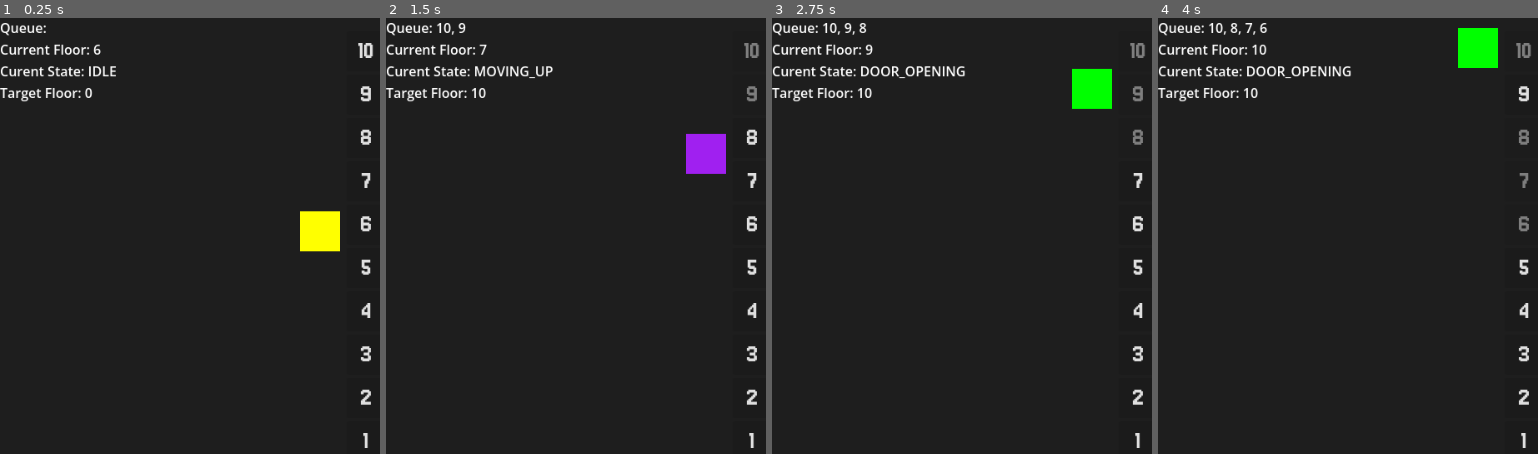
Above: before the commit, frames 1-4 (left to right).
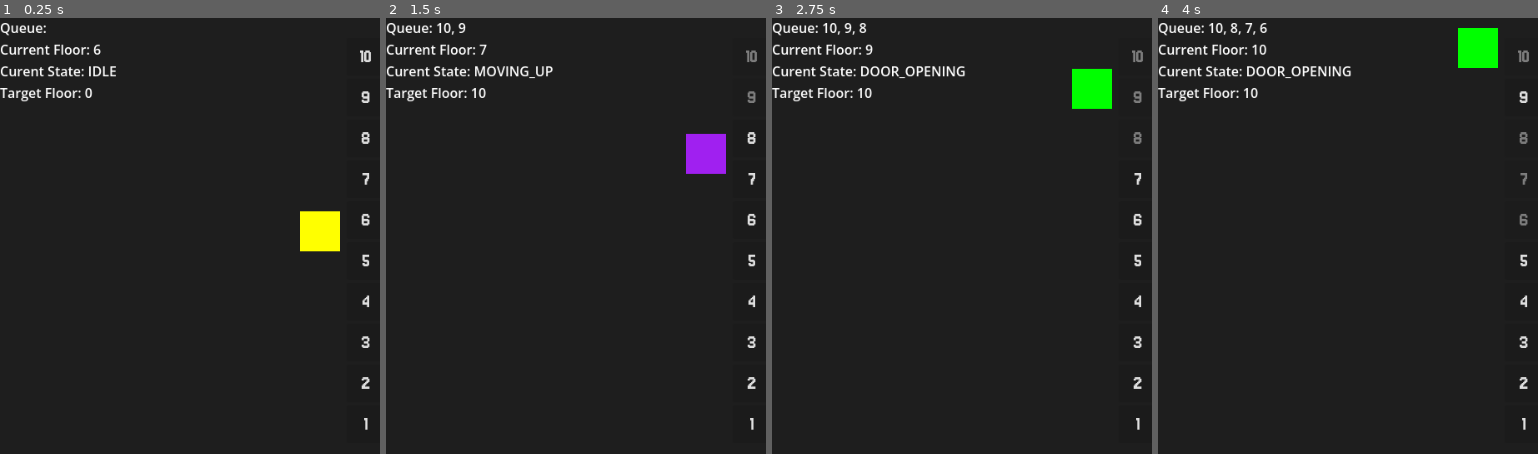
Above: after the commit, the same moments.

Repository: Victor-Wybenga/Elevator-Simulator
Game: Godot game, scene res://Scenes/main.tscn
Same seed, same stepped clock (60 frames per second), same inputs: the game is played once before the commit and once after it.
Inputs:
- Up to frame 1 (0.25 s): no input
- Up to frame 2 (1.5 s): click "10" at 0.5 s; click "9" at 1.25 s
- Up to frame 3 (2.75 s): click "8" at 2 s
- Up to frame 4 (4 s): click "7" at 2.75 s; click "6" at 3.5 s

The runs differ from the first frame. In frame 1, 0.9% of the frame differs, in the area x 94-99%, y 5-99%; in frame 2, 0.9%; in frame 3, 0.9%; in frame 4, 0.9%.

Commit message:
kjhdrskjhfdskjhfds

Diff:
--- a/Scenes/main.tscn
+++ b/Scenes/main.tscn
@@ -12,9 +12,9 @@
 [node name="ElevatorButtons" type="VBoxContainer" parent="." unique_id=1475753334]
 texture_filter = 1
 offset_left = 416.0
-offset_top = 16.0
+offset_top = 24.0
 offset_right = 464.0
-offset_bottom = 532.0
+offset_bottom = 510.0
 alignment = 1
 script = ExtResource("3_8gbba")
 
--- a/Scripts/make_ui.gd
+++ b/Scripts/make_ui.gd
@@ -9,10 +9,10 @@
 func _ready() -> void:
 	for floor in range(10):
 		var button: Button = Button.new()
-		button.custom_minimum_size = Vector2(48, 48)
+		button.custom_minimum_size = Vector2(45, 45)
 		button.text = str(10 - floor)
 		button.add_theme_font_override("font", font)
-		button.add_theme_font_size_override("font_size", 32)
+		button.add_theme_font_size_override("font_size", 25)
 		button.pressed.connect(_on_button_pressed.bind(10 - floor))
 		add_child(button)
 
